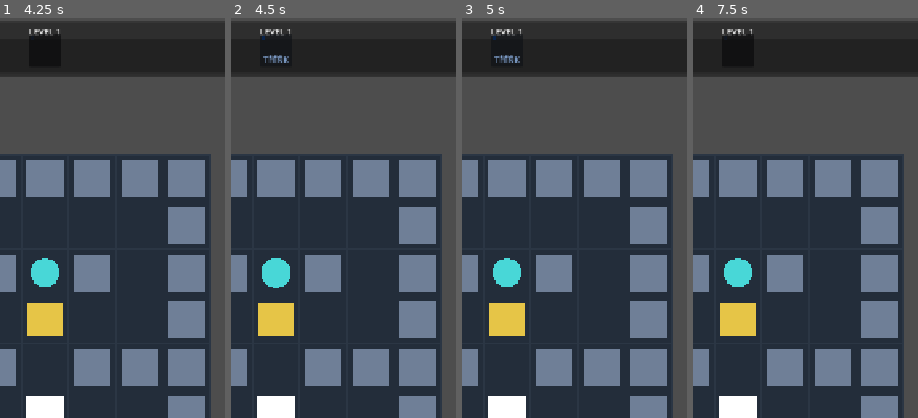
Above: before the commit, frames 1-4 (left to right).
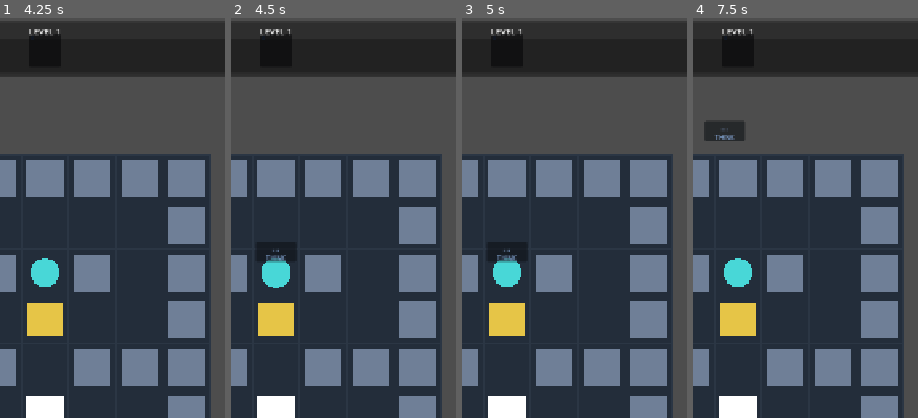
Above: after the commit, the same moments.

Repository: hszqf/Scatterbrain
Game: Godot game, scene res://scenes/app/App.tscn
Two runs of this game, one before a commit and one after it. Both use one fixed random seed, a clock stepped at 60 frames per second and the inputs below.
Inputs (mouse positions are % of the whole screen's width and height, from its top left):
- Up to frame 1 (4.25 s): click "Start Game" at 0.5 s; click "UP" at 1.25 s; click "LT" at 2 s; click "RT" at 2.75 s; click "DN" at 3.5 s
- Up to frame 2 (4.5 s): click "REST" at 4.25 s
- Up to frame 3 (5 s): no input
- Up to frame 4 (7.5 s): click "RST" at 5 s; click "LOG" at 5.75 s; tap Enter at 6.5 s; move the mouse to (72, 45) at 6.52 s; hold Right (move_right) 6.53-7.25 s; tap Space (empty_change) at 6.6 s; click (72, 45) at 6.67 s; tap R (restart_level) at 7.25 s; drag from (30, 55) to (45, 70) at 7.27 s
The pictures show only the part of the screen within x 40-90%, y 0-50%; the shares and areas given below are measured in that part.

Frame 1 is identical in both runs. In frame 2, 0.4% of the frame differs, in the area x 11-29%, y 4-62%; in frame 3, 0.4%; in frame 4, 0.8%, in the area x 4-23%, y 26-31%.

Commit message:
Revert "Refine memory queue push animation timing"

Diff:
--- a/scripts/game/game_controller.gd
+++ b/scripts/game/game_controller.gd
@@ -220,7 +220,25 @@
 func append_change(change: ChangeRecord) -> void:
 	if change == null:
 		return
+	var queue_before_append: Array[ChangeRecord] = _queue.entries()
+	var source_global_pos: Vector2 = _board_view.get_change_source_global_position(change)
 	_board_view.play_change_source_highlight(change)
+	if DisplayServer.get_name() == "headless":
+		_queue_view.play_incoming_change_fx(
+			change,
+			source_global_pos,
+			queue_before_append,
+			_memory_capacity(),
+			_defaults.obsession_capacity
+		)
+	else:
+		await _queue_view.play_incoming_change_fx(
+			change,
+			source_global_pos,
+			queue_before_append,
+			_memory_capacity(),
+			_defaults.obsession_capacity
+		)
 	_last_appended_change_summary = _change_summary_or_none(change)
 	_queue.append(change)
 	_recompile_world("append: %s" % change.summary())
@@ -361,6 +379,17 @@
 			var after_entries: Array[ChangeRecord] = item.get("after_queue_entries", [])
 			var evicted_changes: Array[ChangeRecord] = item.get("evicted_changes", [])
 			var generated_changes: Array[ChangeRecord] = item.get("generated_changes", [])
+			for generated_change: ChangeRecord in generated_changes:
+				if generated_change == null:
+					continue
+				var generated_source_pos: Vector2 = _replay_controller.get_subject_global_position(generated_change.subject_id)
+				await _queue_view.play_incoming_change_fx(
+					generated_change,
+					generated_source_pos,
+					before_entries,
+					_memory_capacity(),
+					_defaults.obsession_capacity
+				)
 			_replay_controller.reset_subjects_for_next_pass(trace, trace_index + 1)
 			_last_presentation_trace.append("queue:update")
 			await _queue_view.play_queue_update(
--- a/scripts/game/memory_queue_view.gd
+++ b/scripts/game/memory_queue_view.gd
@@ -10,7 +10,13 @@
 @export var evict_hold_duration: float = 0.5
 @export var append_pop_scale: float = 1.2
 @export var append_duration: float = 0.3
-@export var append_entry_shift_x: float = 46.0
+@export var incoming_fx_duration: float = 0.5
+@export var incoming_fx_size: float = 14.0
+@export var incoming_fx_end_scale: float = 0.72
+@export var incoming_pop_height: float = 34.0
+@export var incoming_pop_duration: float = 0.18
+@export var incoming_hold_before_launch: float = 0.5
+@export var incoming_hold_at_lane: float = 0.5
 @export var lane_left_padding: float = 34.0
 @export var lane_right_padding: float = 34.0
 @export var settle_duration: float = 0.16
@@ -28,6 +34,7 @@
 var _displayed_entries: Array[ChangeRecord] = []
 var _displayed_capacity: int = 0
 var _displayed_obsession_capacity: int = 0
+var _incoming_fx_nodes: Array[Control] = []
 
 
 func _ready() -> void:
@@ -206,6 +213,53 @@
 
 func get_last_animation_trace() -> Array[String]:
 	return _last_animation_trace.duplicate()
+
+
+func play_incoming_change_fx(change: ChangeRecord, source_global_pos: Vector2, current_entries: Array[ChangeRecord], capacity: int, obsession_capacity: int) -> void:
+	if change == null or capacity <= 0:
+		return
+	render_queue(current_entries, capacity, obsession_capacity)
+	await get_tree().process_frame
+	var target_index: int = resolve_incoming_slot_index(current_entries, capacity)
+	var target_slot: Panel = _slot_at_display(target_index)
+	if target_slot == null:
+		return
+	var target_global: Vector2 = target_slot.get_global_rect().get_center()
+	var left_lane: Vector2 = _incoming_lane_left_point()
+	var particle: Control = _build_incoming_badge(change)
+	particle.position = _to_local_canvas(source_global_pos) - particle.size * 0.5
+	add_child(particle)
+	_incoming_fx_nodes.append(particle)
+
+	var source_local: Vector2 = _to_local_canvas(source_global_pos)
+	var popped_local: Vector2 = source_local + Vector2(0.0, -maxf(incoming_pop_height, 0.0))
+	var pop_time: float = maxf(incoming_pop_duration, 0.01)
+	var pop_tween: Tween = create_tween()
+	pop_tween.tween_property(particle, "position", popped_local - particle.size * 0.5, pop_time).set_trans(Tween.TRANS_BACK).set_ease(Tween.EASE_OUT)
+	await pop_tween.finished
+	if incoming_hold_before_launch > 0.0:
+		await get_tree().create_timer(incoming_hold_before_launch).timeout
+
+	var travel_time: float = maxf(incoming_fx_duration, 0.14)
+	var lane_tween: Tween = create_tween()
+	lane_tween.tween_property(particle, "position", left_lane - particle.size * 0.5, travel_time).set_trans(Tween.TRANS_QUAD).set_ease(Tween.EASE_OUT)
+	await lane_tween.finished
+	if incoming_hold_at_lane > 0.0:
+		await get_tree().create_timer(incoming_hold_at_lane).timeout
+
+	var target_tween: Tween = create_tween()
+	target_tween.set_parallel(true)
+	target_tween.tween_property(particle, "position", _to_local_canvas(target_global) - particle.size * 0.5, travel_time).set_trans(Tween.TRANS_QUAD).set_ease(Tween.EASE_OUT)
+	target_tween.tween_property(particle, "scale", Vector2.ONE * incoming_fx_end_scale, travel_time)
+	await target_tween.finished
+	particle.queue_free()
+	_incoming_fx_nodes.erase(particle)
+
+
+func resolve_incoming_slot_index(current_entries: Array[ChangeRecord], capacity: int) -> int:
+	if capacity <= 0:
+		return -1
+	return mini(current_entries.size(), capacity - 1)
 
 
 func _rebuild_slots(entries: Array[ChangeRecord], capacity: int) -> void:
@@ -386,6 +440,13 @@
 	_slot_focus_tweens.erase(slot_index)
 
 
+func _incoming_lane_left_point() -> Vector2:
+	if _slot_nodes.is_empty():
+		return _to_local_canvas(global_position)
+	var first_center: Vector2 = _to_local_canvas(_slot_nodes[0].get_global_rect().get_center())
+	return first_center + Vector2(-maxf(lane_left_padding, 0.0), 0.0)
+
+
 func _incoming_lane_right_point() -> Vector2:
 	if _slot_nodes.is_empty():
 		return _to_local_canvas(global_position)
@@ -402,6 +463,52 @@
 	for i: int in range(occupied):
 		display_entries[i] = entries[entries.size() - 1 - i]
 	return display_entries
+
+
+func _build_incoming_badge(change: ChangeRecord) -> Control:
+	var badge := Panel.new()
+	badge.mouse_filter = Control.MOUSE_FILTER_IGNORE
+	badge.custom_minimum_size = Vector2(maxf(incoming_fx_size * 4.6, 44.0), maxf(incoming_fx_size * 2.3, 24.0))
+	badge.size = badge.custom_minimum_size
+	badge.pivot_offset = badge.size * 0.5
+	badge.modulate = _slot_color(change)
+	var vbox := VBoxContainer.new()
+	vbox.anchor_right = 1.0
+	vbox.anchor_bottom = 1.0
+	vbox.offset_left = 4.0
+	vbox.offset_top = 1.0
+	vbox.offset_right = -4.0
+	vbox.offset_bottom = -1.0
+	vbox.alignment = BoxContainer.ALIGNMENT_CENTER
+	vbox.add_theme_constant_override("separation", 0)
+	badge.add_child(vbox)
+
+	var subject := Label.new()
+	subject.horizontal_alignment = HORIZONTAL_ALIGNMENT_CENTER
+	subject.add_theme_font_size_override("font_size", 13)
+	subject.text = _slot_object_symbol(change)
+	vbox.add_child(subject)
+
+	var action := Label.new()
+	action.horizontal_alignment = HORIZONTAL_ALIGNMENT_CENTER
+	action.add_theme_font_size_override("font_size", 10)
+	action.text = _incoming_action_text(change)
+	vbox.add_child(action)
+	return badge
+
+
+func _incoming_action_text(change: ChangeRecord) -> String:
+	if change == null:
+		return ""
+	match change.type:
+		ChangeRecord.ChangeType.POSITION:
+			return "PUSH %s" % _direction_arrow(change.move_delta)
+		ChangeRecord.ChangeType.EMPTY:
+			return "THINK"
+		ChangeRecord.ChangeType.GHOST:
+			return "GHOSTIFY"
+		_:
+			return "CHANGE"
 
 
 func _capture_evicted_slot_overlays(evicted_count: int) -> Array[Panel]:
@@ -437,11 +544,8 @@
 		slot.pivot_offset = slot.size * 0.5
 		slot.modulate.a = 0.0
 		slot.scale = Vector2(0.86, 0.86)
-		var slot_target_x: float = slot.position.x
-		slot.position.x = slot_target_x - maxf(append_entry_shift_x, 0.0)
 		tween.tween_property(slot, "modulate:a", 1.0, append_duration)
 		tween.tween_property(slot, "scale", Vector2(append_pop_scale, append_pop_scale), append_duration)
-		tween.tween_property(slot, "position:x", slot_target_x, append_duration)
 
 
 func _evicted_overlays_to_tween(evicted_overlays: Array[Panel], tween: Tween) -> void:
